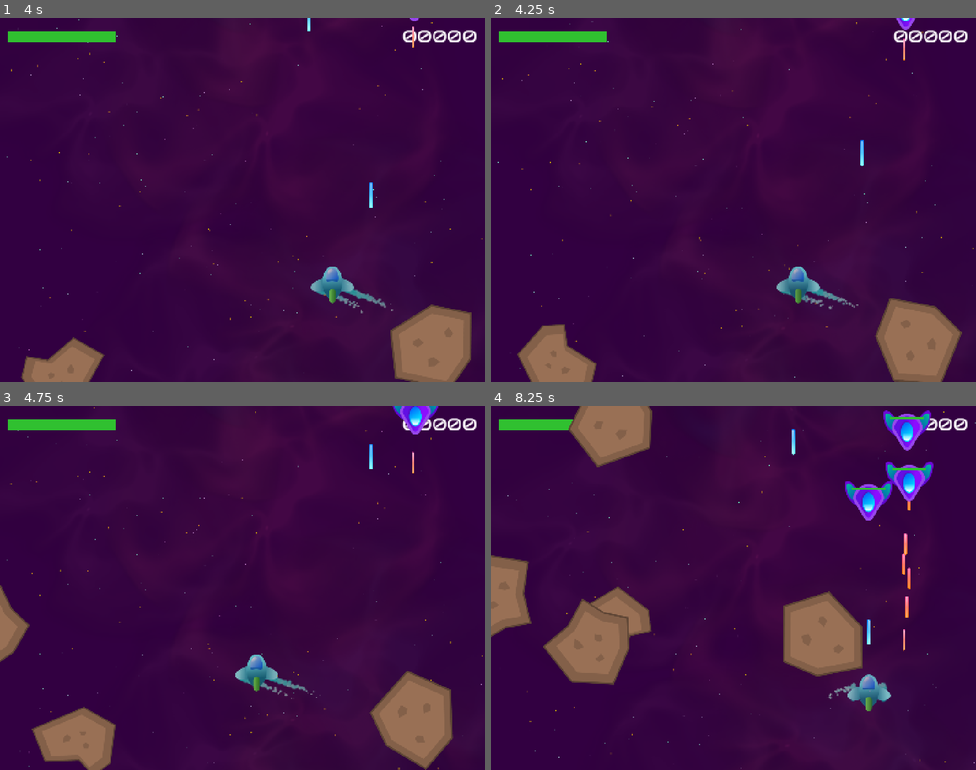
Above: before the commit, frames 1-4 (two rows, left to right).
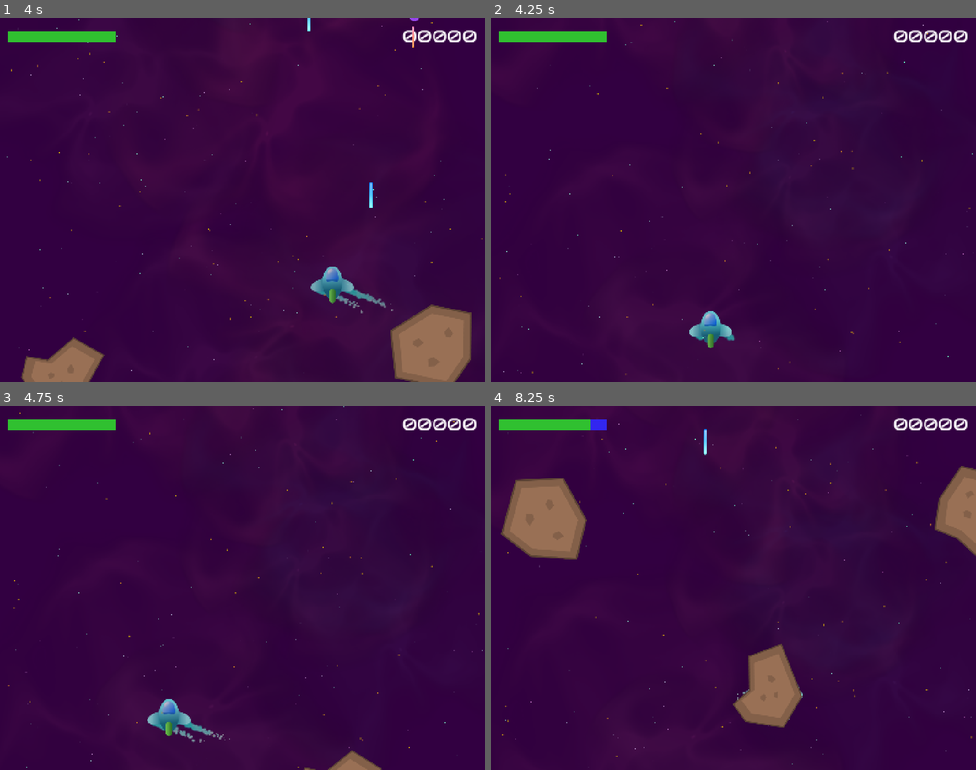
Above: after the commit, the same moments.

Repository: LHO-Developments/Godot-Projects
Game: Godot game, scene res://Scenes/Level/level.tscn
The game is run twice, just before and just after one commit, with the same random seed, the same clock (stepped at 60 frames per second) and the same inputs. Sound files missing from this copy of the repository are replaced by a short silence.
Inputs:
- Up to frame 1 (4 s): hold D (right) 0.53-1.28 s; tap Space (shoot) at 0.6, 2.1, 3.6 s; hold S (down) 1.28-2.03 s; tap T (test) at 1.35, 2.85 s; hold D (right) 2.03-2.78 s; hold W (up) 2.78-3.53 s; hold A (left) from 3.53 s (still down)
- Up to frame 2 (4.25 s): keep holding A (left); tap Escape (ui_cancel) at 4.15 s
- Up to frame 3 (4.75 s): keep holding A (left); tap T (test) at 4.35 s
- Up to frame 4 (8.25 s): release A (left) at 5.03 s; hold S (down) 5.03-5.78 s; tap Space (shoot) at 5.1, 6.6, 8.1 s; hold D (right) 5.78-6.53 s; tap T (test) at 5.85, 7.35 s; hold W (up) 6.53-7.28 s; hold D (right) 7.28-8.03 s; hold S (down) from 8.03 s (still down)

Frame 1 is identical in both runs. In frame 2, 6.3% of the frame differs, in the area x 1-100%, y 0-100%; in frame 3, 8.1%; in frame 4, 20%, in the area x 0-100%, y 0-100%.

Commit message:
Add game over

Diff:
--- a/Space Ace/space-ace/Scenes/GameUi/GameUi.gd
+++ b/Space Ace/space-ace/Scenes/GameUi/GameUi.gd
@@ -8,11 +8,18 @@
 @onready var music: AudioStreamPlayer = $Music
 @onready var boost_sound: AudioStreamPlayer = $BoostSound
 @onready var score_label: Label = $MarginContainer/ScoreLabel
+@onready var game_over_sound: AudioStreamPlayer = $GameOverSound
+@onready var color_rect: ColorRect = $ColorRect
 
 var _score: int = 0
 
+func _unhandled_input(event: InputEvent) -> void:
+	if event.is_action_pressed("ui_cancel"):
+		get_tree().reload_current_scene()
+
 # Called when the node enters the scene tree for the first time.
 func _ready() -> void:
+	get_tree().paused = false
 	SignalHub.points_scored.connect(on_points_scored)
 	SignalHub.player_take_damage.connect(on_player_take_damage)
 	SignalHub.player_health_boost.connect(on_player_health_boost)
@@ -25,6 +32,8 @@
 
 
 func _on_health_bar_died() -> void:
+	color_rect.show()
+	game_over_sound.play()
 	music.stop()
 	get_tree().paused = true
 
--- a/Space Ace/space-ace/Scenes/GameUi/GameUi.tscn
+++ b/Space Ace/space-ace/Scenes/GameUi/GameUi.tscn
@@ -5,10 +5,15 @@
 [ext_resource type="FontFile" uid="uid://fkfw3g8rmnsq" path="res://Asset/Fonts/Audiowide-Regular.ttf" id="2_anolp"]
 [ext_resource type="AudioStream" uid="uid://bff46334vulgi" path="res://Asset/Sounds/830558__universfield__dark-80s-sci-fi-atmosphere.mp3" id="3_anolp"]
 [ext_resource type="AudioStream" uid="uid://du1k4fx6yy11m" path="res://Asset/Sounds/Powerup2.mp3" id="5_5hvfd"]
+[ext_resource type="AudioStream" uid="uid://dvv52xfnyo3w8" path="res://Asset/Sounds/487124__sjleilani__game-over.mp3" id="6_cfi2h"]
 
 [sub_resource type="LabelSettings" id="LabelSettings_tt7lr"]
 font = ExtResource("2_anolp")
 font_size = 48
+
+[sub_resource type="LabelSettings" id="LabelSettings_5hvfd"]
+font = ExtResource("2_anolp")
+font_size = 96
 
 [node name="GameUi" type="Control" unique_id=2042328640]
 layout_mode = 3
@@ -50,4 +55,34 @@
 [node name="BoostSound" type="AudioStreamPlayer" parent="." unique_id=1789946987]
 stream = ExtResource("5_5hvfd")
 
+[node name="ColorRect" type="ColorRect" parent="." unique_id=46201353]
+visible = false
+layout_mode = 1
+anchors_preset = 15
+anchor_right = 1.0
+anchor_bottom = 1.0
+grow_horizontal = 2
+grow_vertical = 2
+color = Color(0.2901961, 0.36078432, 1, 0.44313726)
+
+[node name="ScoreLabel2" type="Label" parent="ColorRect" unique_id=676607756]
+layout_mode = 1
+anchors_preset = 8
+anchor_left = 0.5
+anchor_top = 0.5
+anchor_right = 0.5
+anchor_bottom = 0.5
+offset_left = -111.0
+offset_top = -31.0
+offset_right = 111.0
+offset_bottom = 31.0
+grow_horizontal = 2
+grow_vertical = 2
+size_flags_horizontal = 8
+text = "GAME OVER"
+label_settings = SubResource("LabelSettings_5hvfd")
+
+[node name="GameOverSound" type="AudioStreamPlayer" parent="." unique_id=2117918858]
+stream = ExtResource("6_cfi2h")
+
 [connection signal="died" from="MarginContainer/HealthBar" to="." method="_on_health_bar_died"]
--- a/Space Ace/space-ace/Scenes/Level/level.tscn
+++ b/Space Ace/space-ace/Scenes/Level/level.tscn
@@ -5,6 +5,7 @@
 [ext_resource type="PackedScene" uid="uid://bohlnwst1215b" path="res://Scenes/ObjectContainer/ObjectContainer.tscn" id="3_lscpc"]
 [ext_resource type="PackedScene" uid="uid://b545opvuqj36i" path="res://Scenes/Projectile/Asteroid.tscn" id="4_q8n36"]
 [ext_resource type="PackedScene" uid="uid://bfm40q7n6wtkq" path="res://Scenes/WaveManager/WaveManager.tscn" id="6_7i4w6"]
+[ext_resource type="PackedScene" uid="uid://do1151345ur8k" path="res://Scenes/Spawner/Spawner.tscn" id="7_362x8"]
 [ext_resource type="PackedScene" uid="uid://cna5uq6wchu3" path="res://Scenes/GameUi/GameUi.tscn" id="7_q8n36"]
 
 [node name="Level" type="Node2D" unique_id=75695576]
@@ -18,7 +19,11 @@
 test_scene = ExtResource("4_q8n36")
 
 [node name="GameUi" parent="." unique_id=2042328640 instance=ExtResource("7_q8n36")]
+process_mode = 3
 offset_right = 1440.0
 offset_bottom = 1080.0
 
 [node name="WaveManager" parent="." unique_id=605773986 instance=ExtResource("6_7i4w6")]
+
+[node name="Spawner" parent="." unique_id=142165311 instance=ExtResource("7_362x8")]
+scene = ExtResource("4_q8n36")
--- /dev/null
+++ b/Space Ace/space-ace/Scenes/Spawner/Spawner.gd
@@ -0,0 +1,18 @@
+extends Node
+
+
+@export var scene: PackedScene
+@export var enabled: bool = true
+@export var wait_time: float = 5.0
+@onready var timer: Timer = $Timer
+
+
+# Called when the node enters the scene tree for the first time.
+func _ready() -> void:
+	if !enabled: return
+	timer.start(wait_time)
+
+
+func _on_timer_timeout() -> void:
+	if !scene: return
+	SignalHub.emit_spawn_pool_object(Vector2.ZERO, scene)
--- /dev/null
+++ b/Space Ace/space-ace/Scenes/Spawner/Spawner.tscn
@@ -0,0 +1,10 @@
+[gd_scene format=3 uid="uid://do1151345ur8k"]
+
+[ext_resource type="Script" uid="uid://bvdh10045jhxy" path="res://Scenes/Spawner/Spawner.gd" id="1_sop60"]
+
+[node name="Spawner" type="Node" unique_id=142165311]
+script = ExtResource("1_sop60")
+
+[node name="Timer" type="Timer" parent="." unique_id=1794323269]
+
+[connection signal="timeout" from="Timer" to="." method="_on_timer_timeout"]
Not shown, added: Space Ace/space-ace/Scenes/Spawner/Spawner.gd.uid
